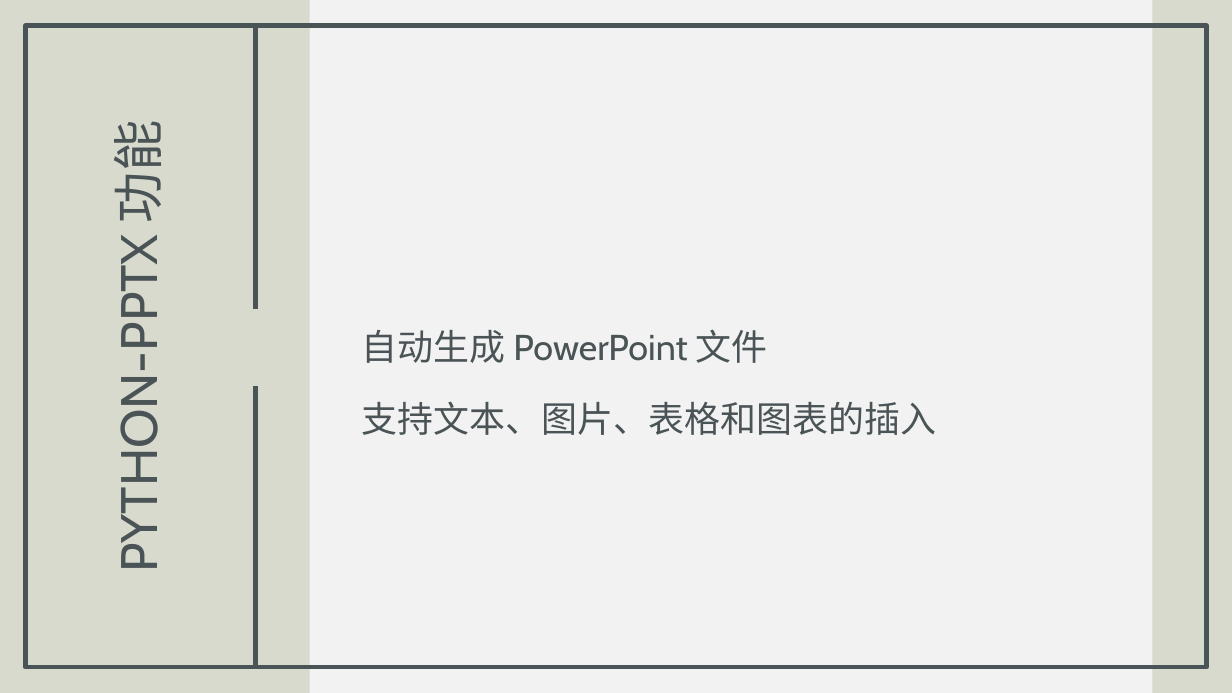
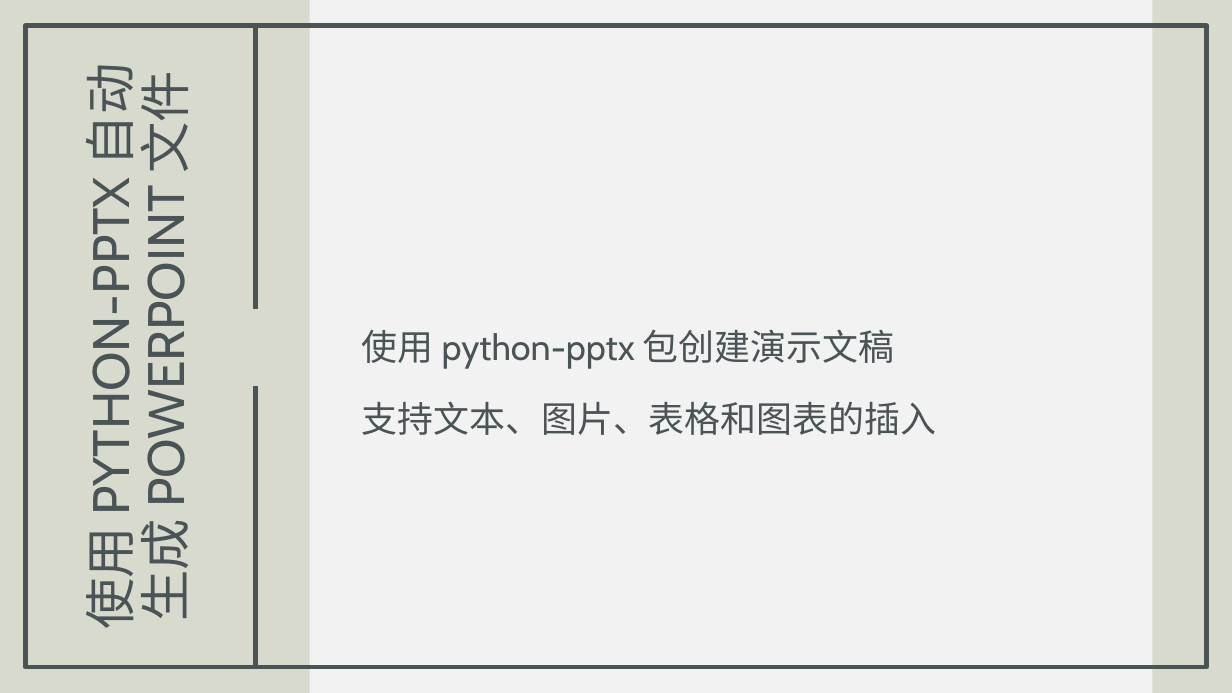
Before and after one commit to PFNOW/ChatPPT, a slide deck: slide 2 of src/outputs/第五次作业.pptx (slide 3 before the commit). Drawn at 1232x693 pixels with LibreOffice and Linux fonts; fonts in the diff are those of the drawing. Boxes give left, top, right and bottom in pixels: in the first picture for what was removed or moved away, otherwise in the second. Text is boxed around its words. In the diff, an @@ line names an element or a change of style, - is before the commit and + after.

```diff
--- a/src/outputs/第五次作业.pptx
+++ b/src/outputs/第五次作业.pptx
@@ title at box(70, 73, 199, 627): text changed @@
-PYTHON-PPTX 功能
+使用 PYTHON-PPTX 自动生成 POWERPOINT 文件
@@ text at box(362, 329, 894, 369): text changed @@
-自动生成 PowerPoint 文件
+使用 python-pptx 包创建演示文稿
```
Also in this commit, not shown: 4 other slides changed, 1 slide removed, 5 other files.
